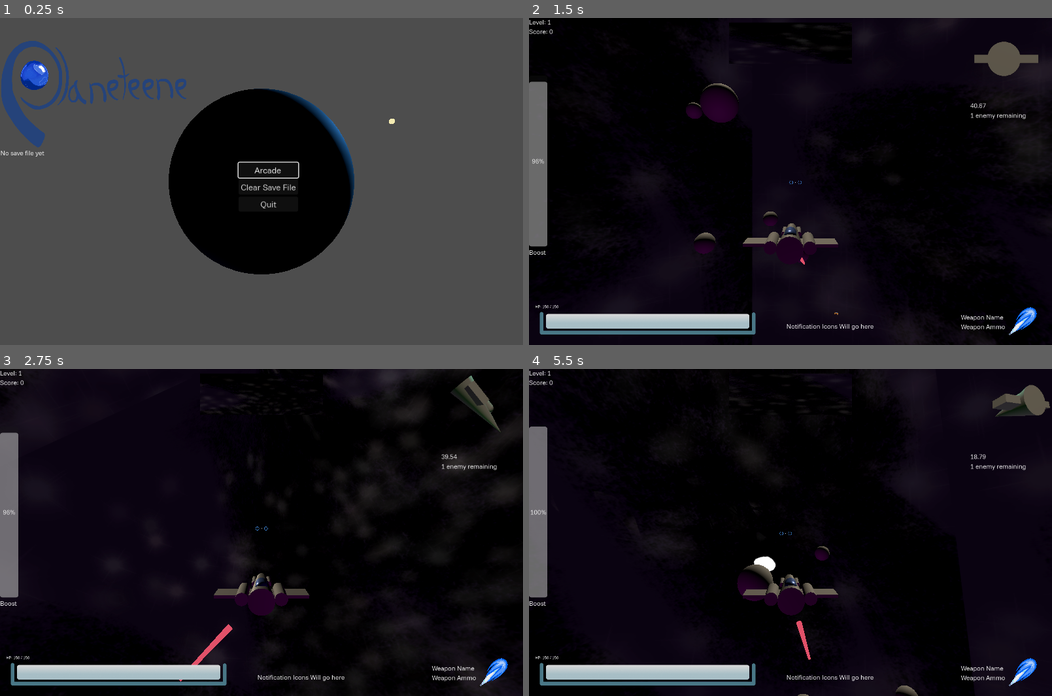
Above: before the commit, frames 1-4 (two rows, left to right).
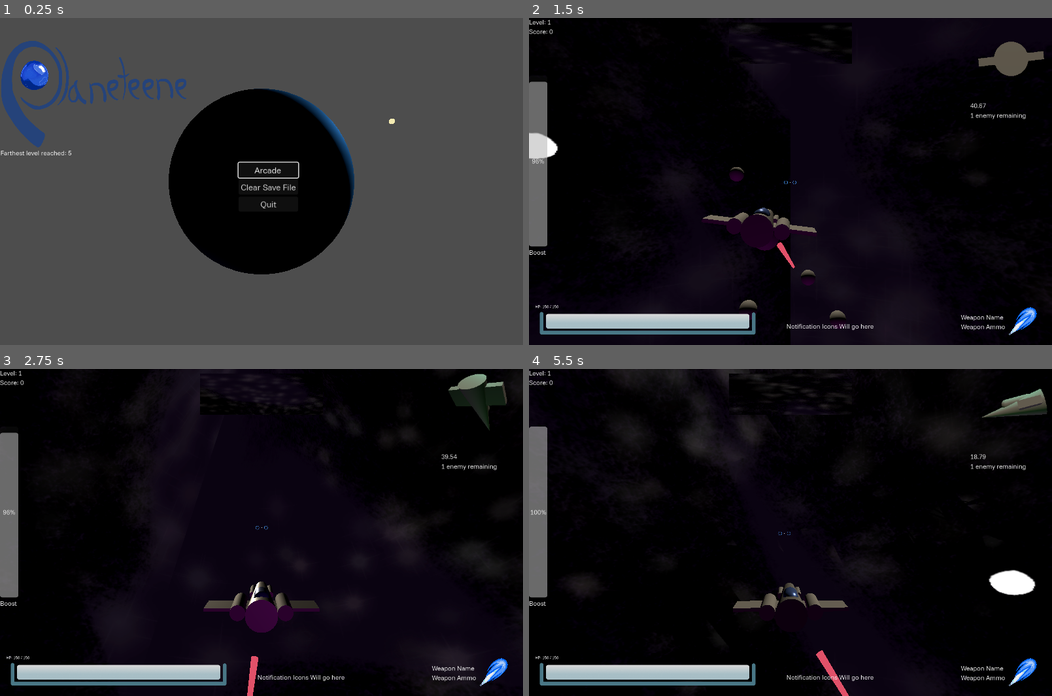
Above: after the commit, the same moments.

Repository: WilliamAalund/TAGD-Game-Jam-Fall-2024
Game: Godot game, scene res://Code/PrimaryScenes/Main/Main.tscn
Same seed, same stepped clock (60 frames per second), same inputs: the game is played once before the commit and once after it.
Inputs (mouse positions are in pixels of both pictures, inside the frame that each line leads up to):
- Up to frame 1 (0.25 s): no input
- Up to frame 2 (1.5 s): click "Arcade" at 0.5 s; tap Enter at 1.25 s; move the mouse to (905, 165) at 1.27 s; hold D (debug_right) from 1.28 s (still down); hold Shift (boost) from 1.28 s (still down)
- Up to frame 3 (2.75 s): tap F (break) at 1.55, 2.1 s; move the mouse to (156, 548) at 2.02 s; release D (debug_right) at 2.03 s; release Shift (boost) at 2.03 s; hold S (debug_down) from 2.03 s (still down); right-click (156, 548) at 2.3 s
- Up to frame 4 (5.5 s): move the mouse to (842, 460) at 2.77 s; release S (debug_down) at 2.78 s; hold D (debug_right) 2.78-3.53 s; hold Right mouse button (focus) 2.78-3.53 s; tap Shift (boost) at 3.05, 3.6, 5.3 s; move the mouse to (764, 597) at 3.52 s; hold W (debug_up) 3.53-4.28 s; tap F (break) at 3.8 s; move the mouse to (947, 581) at 4.27 s; hold F (break) 4.28-5.03 s; hold A (debug_left) from 4.28 s (still down); right-click (947, 581) at 4.55 s; move the mouse to (633, 483) at 5.02 s; right-click (633, 483) at 5.1 s

The runs differ from the first frame. In frame 1, 0.1% of the frame differs, in the area x 0-14%, y 40-43%; in frame 2, 4.1%; in frame 3, 6.9%, in the area x 0-100%, y 0-100%; in frame 4, 5.5%.

Commit message:
Added level begin animation

Diff:
--- a/Game/Code/Entities/Player/v1/Player.tscn
+++ b/Game/Code/Entities/Player/v1/Player.tscn
@@ -8,6 +8,115 @@
 [ext_resource type="PackedScene" uid="uid://mwdnu3g0yeef" path="res://Code/Entities/Player/v1/PlayAreaSeeker.tscn" id="5_u7qfv"]
 [ext_resource type="PackedScene" uid="uid://cwuqqftk7pvtn" path="res://Code/Entities/Player/v1/CoreStatsManager.tscn" id="6_ng4yd"]
 [ext_resource type="PackedScene" uid="uid://bbgic7t57ie7l" path="res://Code/Entities/Player/v1/SoundController.tscn" id="7_12a38"]
+
+[sub_resource type="Animation" id="Animation_qi1js"]
+length = 0.001
+tracks/0/type = "value"
+tracks/0/imported = false
+tracks/0/enabled = true
+tracks/0/path = NodePath("Ship:position")
+tracks/0/interp = 1
+tracks/0/loop_wrap = true
+tracks/0/keys = {
+"times": PackedFloat32Array(0),
+"transitions": PackedFloat32Array(1),
+"update": 0,
+"values": [Vector3(0, 0, 0)]
+}
+tracks/1/type = "value"
+tracks/1/imported = false
+tracks/1/enabled = true
+tracks/1/path = NodePath("ShipCamera:camera_following_player")
+tracks/1/interp = 1
+tracks/1/loop_wrap = true
+tracks/1/keys = {
+"times": PackedFloat32Array(0),
+"transitions": PackedFloat32Array(1),
+"update": 1,
+"values": [false]
+}
+tracks/2/type = "value"
+tracks/2/imported = false
+tracks/2/enabled = true
+tracks/2/path = NodePath("Ship:input_enabled")
+tracks/2/interp = 1
+tracks/2/loop_wrap = true
+tracks/2/keys = {
+"times": PackedFloat32Array(0),
+"transitions": PackedFloat32Array(1),
+"update": 1,
+"values": [true]
+}
+tracks/3/type = "value"
+tracks/3/imported = false
+tracks/3/enabled = true
+tracks/3/path = NodePath("Ship:rotation")
+tracks/3/interp = 1
+tracks/3/loop_wrap = true
+tracks/3/keys = {
+"times": PackedFloat32Array(0),
+"transitions": PackedFloat32Array(1),
+"update": 0,
+"values": [Vector3(0, 0, 0)]
+}
+
+[sub_resource type="Animation" id="Animation_kyjcv"]
+resource_name = "ship_fly_in"
+length = 1.2
+tracks/0/type = "value"
+tracks/0/imported = false
+tracks/0/enabled = true
+tracks/0/path = NodePath("Ship:position")
+tracks/0/interp = 1
+tracks/0/loop_wrap = true
+tracks/0/keys = {
+"times": PackedFloat32Array(0, 0.566667, 0.966667, 1.13333),
+"transitions": PackedFloat32Array(0.554784, 0.63728, 0.68302, 0.15932),
+"update": 0,
+"values": [Vector3(-15, 15, 0), Vector3(4, -4, 0), Vector3(-1, 1, 0), Vector3(0, 0, 0)]
+}
+tracks/1/type = "value"
+tracks/1/imported = false
+tracks/1/enabled = true
+tracks/1/path = NodePath("ShipCamera:camera_following_player")
+tracks/1/interp = 1
+tracks/1/loop_wrap = true
+tracks/1/keys = {
+"times": PackedFloat32Array(0, 1.2),
+"transitions": PackedFloat32Array(1, 1),
+"update": 1,
+"values": [false, true]
+}
+tracks/2/type = "value"
+tracks/2/imported = false
+tracks/2/enabled = true
+tracks/2/path = NodePath("Ship:input_enabled")
+tracks/2/interp = 1
+tracks/2/loop_wrap = true
+tracks/2/keys = {
+"times": PackedFloat32Array(0, 1.2),
+"transitions": PackedFloat32Array(1, 1),
+"update": 1,
+"values": [false, true]
+}
+tracks/3/type = "value"
+tracks/3/imported = false
+tracks/3/enabled = true
+tracks/3/path = NodePath("Ship:rotation")
+tracks/3/interp = 1
+tracks/3/loop_wrap = true
+tracks/3/keys = {
+"times": PackedFloat32Array(0, 0.433333, 1, 1.16667),
+"transitions": PackedFloat32Array(1, 1, 0.5, 1),
+"update": 0,
+"values": [Vector3(0, 0, -0.502655), Vector3(0, 0, 0.167552), Vector3(0, 0, -0.174533), Vector3(0, 0, 0)]
+}
+
+[sub_resource type="AnimationLibrary" id="AnimationLibrary_lakrw"]
+_data = {
+"RESET": SubResource("Animation_qi1js"),
+"ship_fly_in": SubResource("Animation_kyjcv")
+}
 
 [node name="Player" type="Node3D"]
 script = ExtResource("1_h3sec")
@@ -22,10 +131,16 @@
 script = ExtResource("5_tyl6p")
 
 [node name="ShipCamera" parent="." instance=ExtResource("3_8kkb1")]
+camera_following_player = false
 
 [node name="ProjectileHandler" parent="." instance=ExtResource("4_l1hh6")]
 
 [node name="CoreStatsManager" parent="." instance=ExtResource("6_ng4yd")]
+
+[node name="AnimationPlayer" type="AnimationPlayer" parent="."]
+libraries = {
+"": SubResource("AnimationLibrary_lakrw")
+}
 
 [connection signal="new_player_data_packet" from="." to="Ship/PlayAreaSeeker" method="_on_player_new_player_data_packet"]
 [connection signal="new_player_data_packet" from="." to="ShipCamera" method="_on_player_new_player_data_packet"]
--- a/Game/Code/PrimaryScenes/Game/Game.tscn
+++ b/Game/Code/PrimaryScenes/Game/Game.tscn
@@ -1,6 +1,7 @@
-[gd_scene load_steps=5 format=3 uid="uid://cxl5frgge2xk7"]
+[gd_scene load_steps=7 format=3 uid="uid://cxl5frgge2xk7"]
 
 [ext_resource type="Script" path="res://Code/Scripts/Non Globals/Game.gd" id="1_s8h24"]
+[ext_resource type="Theme" uid="uid://cvn6e33yj56j7" path="res://Resources/UIElements/InGameUI.tres" id="2_qtu5r"]
 
 [sub_resource type="Gradient" id="Gradient_04d1e"]
 offsets = PackedFloat32Array(0, 0.991071, 1)
@@ -11,6 +12,9 @@
 
 [sub_resource type="LabelSettings" id="LabelSettings_qu70w"]
 font_size = 60
+
+[sub_resource type="LabelSettings" id="LabelSettings_xjkv5"]
+font_size = 55
 
 [node name="Game" type="Node"]
 script = ExtResource("1_s8h24")
@@ -51,3 +55,29 @@
 grow_vertical = 2
 text = "GAME PAUSED"
 label_settings = SubResource("LabelSettings_qu70w")
+
+[node name="LevelCompletePlaceholder" type="Control" parent="."]
+visible = false
+layout_mode = 3
+anchors_preset = 15
+anchor_right = 1.0
+anchor_bottom = 1.0
+grow_horizontal = 2
+grow_vertical = 2
+
+[node name="Label" type="Label" parent="LevelCompletePlaceholder"]
+layout_mode = 1
+anchors_preset = 8
+anchor_left = 0.5
+anchor_top = 0.5
+anchor_right = 0.5
+anchor_bottom = 0.5
+offset_left = -20.0
+offset_top = -11.5
+offset_right = 20.0
+offset_bottom = 11.5
+grow_horizontal = 2
+grow_vertical = 2
+theme = ExtResource("2_qtu5r")
+text = "Level Complete"
+label_settings = SubResource("LabelSettings_xjkv5")
--- a/Game/Code/Scripts/Globals/SaveGame.gd
+++ /dev/null
@@ -1,12 +0,0 @@
-extends Node
-
-# TODO: Implement saving high scores
-
-# Called when the node enters the scene tree for the first time.
-func _ready() -> void:
-	pass # Replace with function body.
-
-
-# Called every frame. 'delta' is the elapsed time since the previous frame.
-func _process(delta: float) -> void:
-	pass
--- a/Game/Code/Scripts/Non Globals/Game.gd
+++ b/Game/Code/Scripts/Non Globals/Game.gd
@@ -5,6 +5,7 @@
 
 @onready var game_objects = $GameObjects # Reference to node where objects are stored
 @onready var pause_screen = $PauseScreenPlaceholder
+@onready var level_complete_screen = $LevelCompletePlaceholder
 @onready var player_ship = load("res://Code/Entities/Player/v1/Player.tscn")
 @onready var arcade_level = load("res://Code/Levels/ArcadeLevel.tscn")
 @onready var ship_hud = load("res://Code/UI/InGame.tscn")
@@ -115,7 +116,8 @@
 	# Spawn children
 	game_objects.add_child(hud_child)
 	game_objects.add_child(player_child)
-	player_child.position.z = 300
+	player_child.position.z = 350
+	player_child.position.y = 100
 	#game_objects.add_child(level_complete_child)
 
 		# Load level # TODO: Make tutorial levels, then randomly generate them
@@ -174,9 +176,18 @@
 func _on_level_complete_item_touched(body):
 	if body.is_in_group("player"):
 		print("Player collected level complete item")
+		game_objects.call_deferred("set", "process_mode", Node.PROCESS_MODE_DISABLED)
+		level_complete_screen.visible = true
+		await get_tree().create_timer(2).timeout
+		level_complete_screen.visible = false
+		game_objects.process_mode = Node.PROCESS_MODE_INHERIT
 		unload_level()
 		game_level += 1
 		load_level(game_modes.ARCADE)
+
+func level_complete_animation():
+	level_complete_screen.visible = true
+	pass
 
 func _on_enemy_defeated(position_perished):
 	pass # TODO: Make enemy entities broadcast a signal to this function. Then, score and other veriables can be altered.
--- a/Game/Code/Scripts/Non Globals/Player.gd
+++ b/Game/Code/Scripts/Non Globals/Player.gd
@@ -6,16 +6,21 @@
 @onready var player_ship = $Ship
 @onready var camera = $ShipCamera
 @onready var stats = $CoreStatsManager
+@onready var animation = $AnimationPlayer
 
 var player_data_packet = {}
 
 # Called when the node enters the scene tree for the first time.
 func _ready():
 	pass # Initial setup can be done here.
+	camera.global_position = player_ship.global_position
+	animation.play("ship_fly_in")
+
 
 # Called every frame. 'delta' is the elapsed time since the previous frame.
 func _process(_delta):
 	construct_player_data_packet()
+
 
 # Function to construct and optionally alter the player data packet.
 func construct_player_data_packet():
--- a/Game/Code/Scripts/Non Globals/PlayerShip.gd
+++ b/Game/Code/Scripts/Non Globals/PlayerShip.gd
@@ -6,6 +6,7 @@
 signal ship_scraping_against_surface
 
 @export var debug_freeze_ship_position = false
+@export var input_enabled := true
 
 const MIN_TRAVEL_SPEED = -15.0
 const BASE_TRAVEL_SPEED = 30.0
@@ -39,24 +40,25 @@
 
 
 func _process(delta):
-	if Input.is_action_pressed("focus"):
-		max_net_input = 0.4
-		net_input_rate_multiplier = 10
-	elif Input.is_action_pressed("break"):
-		max_net_input = 2.2
-		net_input_rate_multiplier = 14
-	elif Input.is_action_pressed("boost") and not boost_depleted:
-		max_net_input = 1.6
-		net_input_rate_multiplier = 10
-	else:
-		max_net_input = 1.4
-		net_input_rate_multiplier = 10
-	# Update net inputs for movement and rotation
-	update_net_input_horizontal(delta)
-	update_net_input_vertical(delta)
-	update_net_input_rotational(delta)
-	# Calculate and apply cumulative rotation based on net inputs
-	apply_cumulative_rotation(delta)
+	if input_enabled:
+		if Input.is_action_pressed("focus"):
+			max_net_input = 0.4
+			net_input_rate_multiplier = 10
+		elif Input.is_action_pressed("break"):
+			max_net_input = 2.2
+			net_input_rate_multiplier = 14
+		elif Input.is_action_pressed("boost") and not boost_depleted:
+			max_net_input = 1.6
+			net_input_rate_multiplier = 10
+		else:
+			max_net_input = 1.4
+			net_input_rate_multiplier = 10
+		# Update net inputs for movement and rotation
+		update_net_input_horizontal(delta)
+		update_net_input_vertical(delta)
+		update_net_input_rotational(delta)
+		# Calculate and apply cumulative rotation based on net inputs
+		apply_cumulative_rotation(delta)
 
 func _physics_process(delta):
 	if self.get_slide_collision_count() > 0:
--- a/Game/Code/Scripts/Non Globals/ShipCamera.gd
+++ b/Game/Code/Scripts/Non Globals/ShipCamera.gd
@@ -1,4 +1,6 @@
 extends Node3D
+
+@export var camera_following_player := true
 
 @onready var spring_arm = $SpringArm3D
 @onready var camera = $SpringArm3D/Camera3D
@@ -10,6 +12,7 @@
 var base_camera_fov = 65.0
 
 var focus_camera_fov = 45.0
+var fov_control = 1.0 # Used to control camera zoom in.
 var zoomed_in = false
 var breaking = true
 
@@ -24,6 +27,8 @@
 
 # Called every frame. 'delta' is the elapsed time since the previous frame.
 func _process(delta):
+
+	camera.fov = base_camera_fov * fov_control
 	if Input.is_action_pressed("focus"):
 		if zoomed_in == false:
 			pass
@@ -54,6 +59,7 @@
 	return camera.unproject_position(coordinate)
 
 func _on_player_new_player_data_packet(packet):
-	self.global_position = packet["global_pos"]
-	target_basis = packet["ship_basis"]
+	if camera_following_player:
+		self.global_position = packet["global_pos"]
+		target_basis = packet["ship_basis"]
 	spring_arm.spring_length = 8 # + packet["velocity"].length() / 10
--- a/Game/save.json
+++ b/Game/save.json
@@ -1 +1 @@
-{"farthest_level":-1,"high_score":-1,"high_score_name":""}
+{"farthest_level":5,"high_score":-1,"high_score_name":""}
Not shown: 1 places in Game/Code/Entities/Player/v1/Player.tscn that only renumber resources
